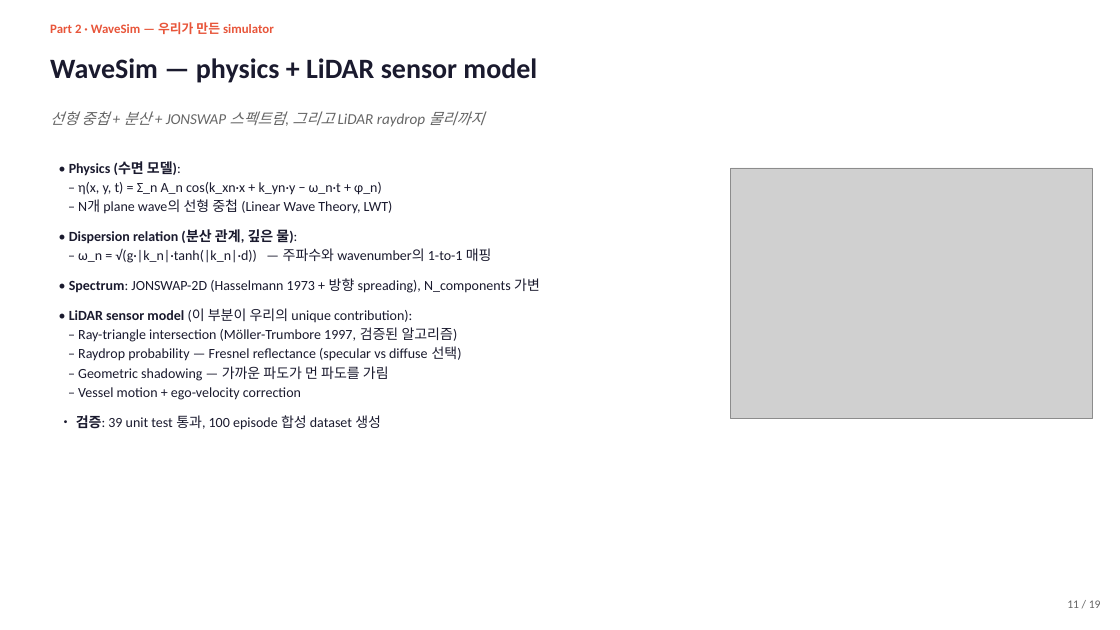
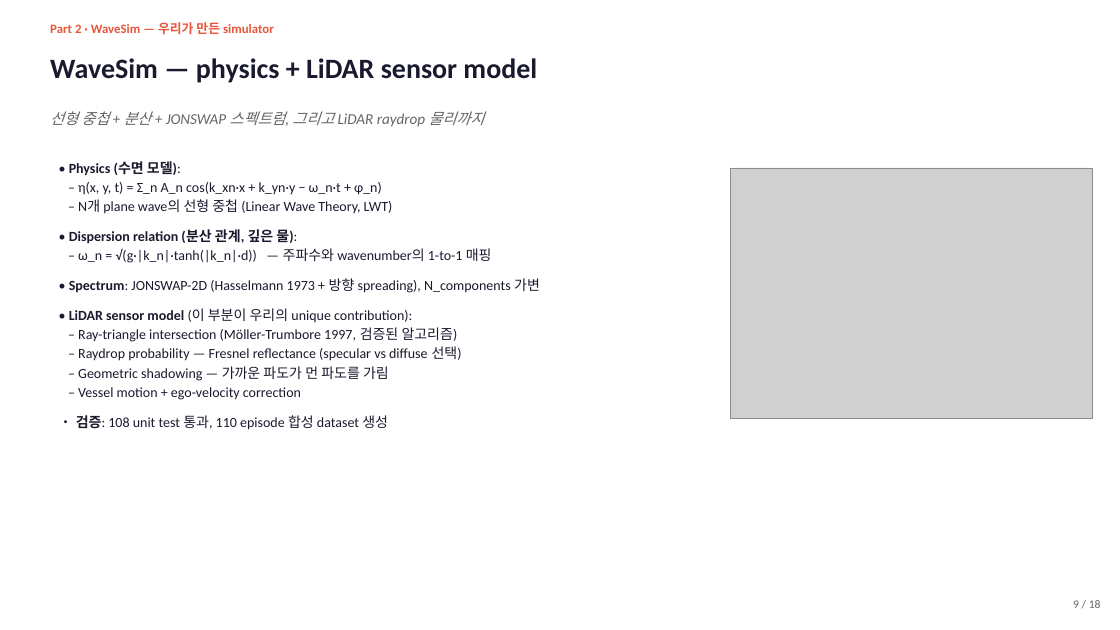
Before and after one commit to SAEYONGPARK94/wavesplat, a slide deck: slide 9 of wavesplat/docs/labmeeting_2026_05_13.pptx (slide 11 before the commit). Drawn at 1120x630 pixels with LibreOffice and Linux fonts; fonts in the diff are those of the drawing; grey boxes stand for pictures. Boxes give left, top, right and bottom in pixels: in the first picture for what was removed or moved away, otherwise in the second. Text is boxed around its words. In the diff, an @@ line names an element or a change of style, - is before the commit and + after.

```diff
--- a/wavesplat/docs/labmeeting_2026_05_13.pptx
+++ b/wavesplat/docs/labmeeting_2026_05_13.pptx
@@ text at bbox=[76, 415, 388, 430]: text changed @@
-• 검증: 39 unit test 통과, 100 episode 합성 dataset 생성
+• 검증: 108 unit test 통과, 110 episode 합성 dataset 생성
@@ text at bbox=[1073, 600, 1101, 608]: text changed @@
-11 / 19
+9 / 18
```
Also in this commit, not shown: 16 other slides changed, 11 slides added, 8 slides removed, 14 other files.
